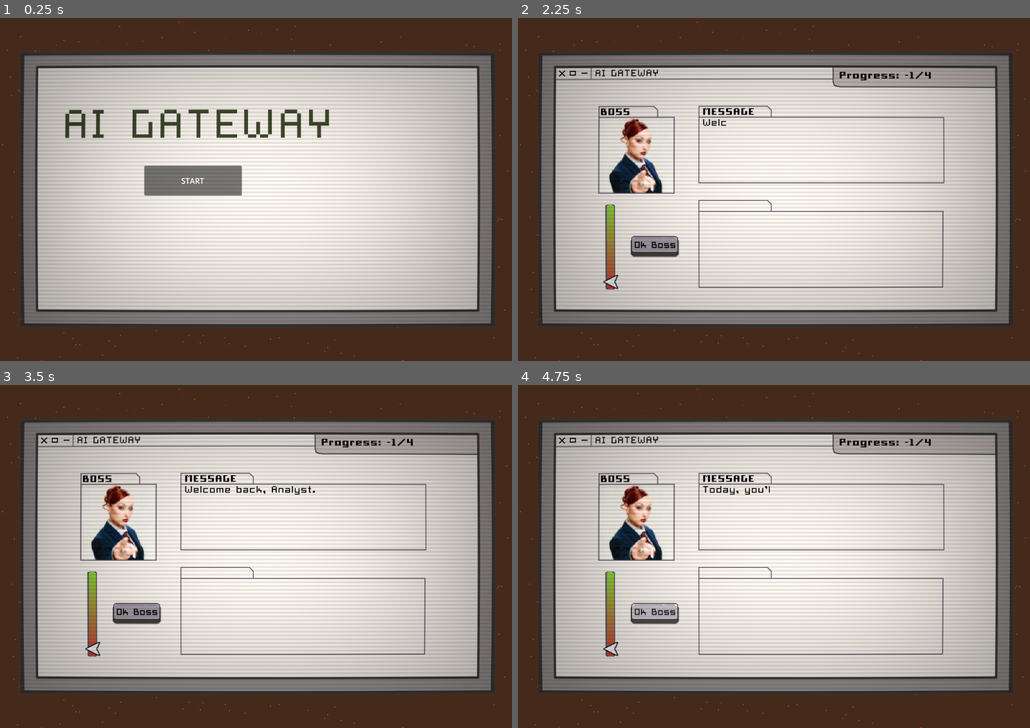
Above: before the commit, frames 1-4 (two rows, left to right).
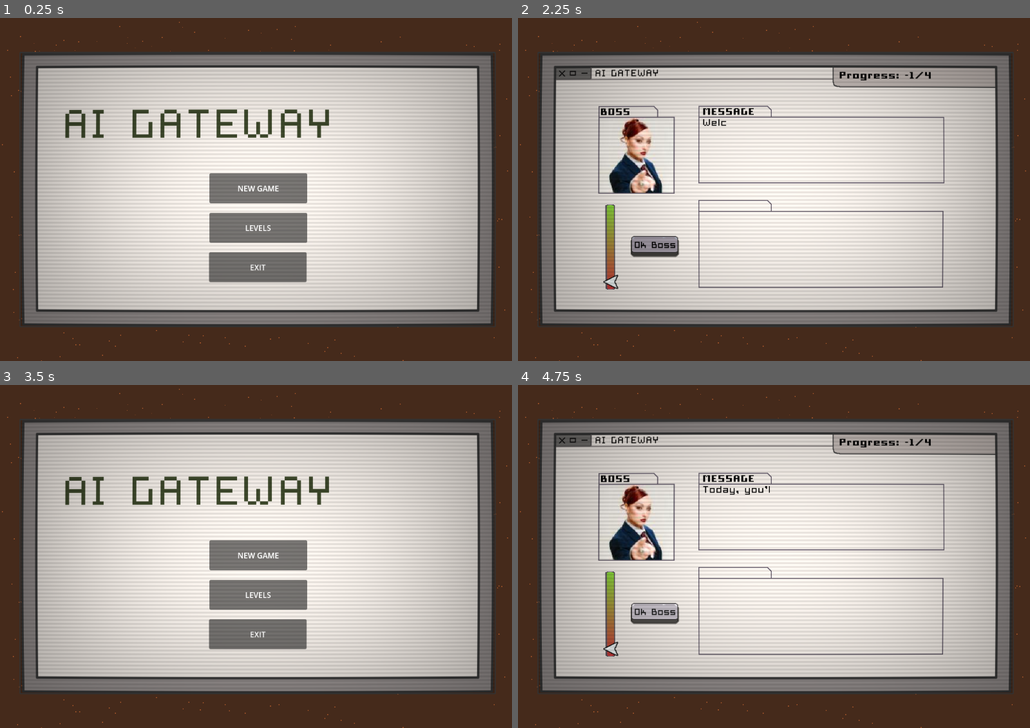
Above: after the commit, the same moments.

Repository: campiao/ai-ethics-sgame
Game: Godot game, scene res://scenes/main_menu.tscn
Same seed, same stepped clock (60 frames per second), same inputs: the game is played once before the commit and once after it.
Inputs (mouse positions are in pixels of both pictures, inside the frame that each line leads up to):
- Up to frame 1 (0.25 s): no input
- Up to frame 2 (2.25 s): click (774, 227) at 0.5 s, where only the run after the commit has a clickable "LEVELS"; click (942, 292) at 1.25 s, where only the run after the commit has a clickable "RETURN"; click "START" (after the commit: "NEW GAME") at 2 s
- Up to frame 3 (3.5 s): click (56, 439) at 2.77 s
- Up to frame 4 (4.75 s): click (774, 556) at 3.5 s, where only the run after the commit has a clickable "NEW GAME"; click (656, 614) at 4.25 s

The runs differ from the first frame. In frame 1, 5.9% of the frame differs, in the area x 28-60%, y 42-78%; in frame 2, 0.2%; in frame 3, 13%, in the area x 7-94%, y 14-80%; in frame 4, 0.2%.

Commit message:
feat: Levels menu and back buttons on levels

Diff:
--- a/ai-ethics-serious-game/project.godot
+++ b/ai-ethics-serious-game/project.godot
@@ -18,6 +18,7 @@
 [autoload]
 
 StaticData="*res://scripts/static_data.gd"
+Global="*res://scripts/Global.gd"
 
 [display]
 
--- a/ai-ethics-serious-game/scenes/level_one.tscn
+++ b/ai-ethics-serious-game/scenes/level_one.tscn
@@ -13,6 +13,7 @@
 [ext_resource type="Texture2D" uid="uid://c1bl57mpl8khb" path="res://assets/sprites/slider/slider_groove.png" id="11_itxlw"]
 [ext_resource type="Texture2D" uid="uid://cvfgcfy5b3ee1" path="res://assets/sprites/slider/slider_grabber.png" id="11_rqtnr"]
 [ext_resource type="Texture2D" uid="uid://bvwqidwahupa1" path="res://assets/sprites/robots/robot3/robot3.png" id="11_s6ikc"]
+[ext_resource type="Script" uid="uid://c2msqnbwtmkkb" path="res://scripts/main_menu/back_btn.gd" id="11_t3lbx"]
 [ext_resource type="AudioStream" uid="uid://c4paablie64ki" path="res://assets/sfx/button_press.wav" id="11_vfeen"]
 [ext_resource type="Texture2D" uid="uid://bwctnn03pxawh" path="res://assets/sprites/robots/robot4/robot4.png" id="12_036lt"]
 [ext_resource type="Texture2D" uid="uid://dlqctt8jucxih" path="res://assets/sprites/robots/robot1/robot.png" id="13_nlxio"]
@@ -527,6 +528,14 @@
 theme_override_styles/grabber_area = SubResource("StyleBoxEmpty_vfeen")
 theme_override_styles/grabber_area_highlight = SubResource("StyleBoxEmpty_rqtnr")
 
+[node name="MenuBtn" type="Button" parent="UI"]
+layout_mode = 0
+offset_left = 75.0
+offset_top = 102.0
+offset_right = 151.0
+offset_bottom = 127.0
+script = ExtResource("11_t3lbx")
+
 [node name="Entities" type="Node2D" parent="."]
 visible = false
 
@@ -589,6 +598,7 @@
 
 [connection signal="pressed" from="UI/AcceptButton" to="." method="_on_accept_button_pressed"]
 [connection signal="pressed" from="UI/OkBossButton" to="." method="_on_ok_boss_button_pressed"]
+[connection signal="pressed" from="UI/MenuBtn" to="UI/MenuBtn" method="on_button_pressed"]
 
 [editable path="Entities/Entity1"]
 [editable path="Entities/Entity2"]
--- a/ai-ethics-serious-game/scenes/level_two.tscn
+++ b/ai-ethics-serious-game/scenes/level_two.tscn
@@ -21,6 +21,7 @@
 [ext_resource type="Texture2D" uid="uid://dvssvkssde3uu" path="res://assets/sprites/backgrounds/background_whatgaveitaway.png" id="19_hijyc"]
 [ext_resource type="AudioStream" uid="uid://c4paablie64ki" path="res://assets/sfx/button_press.wav" id="20_qgrtt"]
 [ext_resource type="AudioStream" uid="uid://cekkbgj0yf847" path="res://assets/sfx/robot_text.wav" id="21_14r41"]
+[ext_resource type="Script" uid="uid://c2msqnbwtmkkb" path="res://scripts/main_menu/back_btn.gd" id="22_14r41"]
 
 [sub_resource type="SpriteFrames" id="SpriteFrames_3d04n"]
 
@@ -327,8 +328,16 @@
 stream = ExtResource("21_14r41")
 volume_db = -12.023
 
+[node name="MenuBtn" type="Button" parent="."]
+offset_left = 75.0
+offset_top = 102.0
+offset_right = 151.0
+offset_bottom = 127.0
+script = ExtResource("22_14r41")
+
 [connection signal="pressed" from="UI_Dialog/OkBossButton" to="." method="_on_ok_boss_button_pressed"]
 [connection signal="gui_input" from="UI_Images/ImageRight/TextureRect" to="." method="_on_image_gui_input" binds= [false]]
 [connection signal="gui_input" from="UI_Images/ImageLeft/TextureRect" to="." method="_on_image_gui_input" binds= [true]]
+[connection signal="pressed" from="MenuBtn" to="MenuBtn" method="on_button_pressed"]
 
 [editable path="BossEntity"]
--- a/ai-ethics-serious-game/scenes/main_menu.tscn
+++ b/ai-ethics-serious-game/scenes/main_menu.tscn
@@ -1,8 +1,16 @@
-[gd_scene load_steps=4 format=3 uid="uid://xyu1a31el25c"]
+[gd_scene load_steps=11 format=3 uid="uid://xyu1a31el25c"]
 
 [ext_resource type="Texture2D" uid="uid://beh1tdwmb1ns5" path="res://assets/sprites/backgrounds/esboco.png" id="1_l6cm7"]
+[ext_resource type="Script" uid="uid://dyy1d726d4cb1" path="res://scripts/main_menu/game_manager.gd" id="1_wu84c"]
 [ext_resource type="Script" uid="uid://gl8sqqwrxpif" path="res://scripts/main_menu/start_button.gd" id="2_ekxnf"]
 [ext_resource type="PackedScene" uid="uid://d32ep74xjk1p1" path="res://scenes/canvas_layer.tscn" id="3_bqqt6"]
+[ext_resource type="FontFile" uid="uid://c06okaskmctv1" path="res://assets/fonts/Pixel Square Bold10.ttf" id="4_8ln24"]
+[ext_resource type="Texture2D" uid="uid://dgc2jqkcvl68h" path="res://assets/sprites/main_menu/level_1.png" id="5_oa1go"]
+[ext_resource type="Texture2D" uid="uid://b131dqop4qo5a" path="res://assets/sprites/main_menu/level_1_disabled.png" id="6_tbmy8"]
+[ext_resource type="Texture2D" uid="uid://br6cymmfa6viw" path="res://assets/sprites/main_menu/level_2.png" id="7_jk1qb"]
+[ext_resource type="Texture2D" uid="uid://cu7xmlmr3dnnb" path="res://assets/sprites/main_menu/level_2_disabled.png" id="8_5dd4i"]
+
+[sub_resource type="ShaderMaterial" id="ShaderMaterial_wu84c"]
 
 [node name="UI" type="Control"]
 layout_mode = 3
@@ -11,6 +19,7 @@
 anchor_bottom = 1.0
 grow_horizontal = 2
 grow_vertical = 2
+script = ExtResource("1_wu84c")
 
 [node name="BackgroundImage" type="TextureRect" parent="."]
 layout_mode = 1
@@ -21,15 +30,99 @@
 grow_vertical = 2
 texture = ExtResource("1_l6cm7")
 
-[node name="StartButton" type="Button" parent="."]
+[node name="CanvasLayer" parent="." instance=ExtResource("3_bqqt6")]
+
+[node name="LevelsMenu" type="Control" parent="."]
+visible = false
+layout_mode = 3
+anchors_preset = 0
+offset_right = 40.0
+offset_bottom = 40.0
+
+[node name="BackButton" type="Button" parent="LevelsMenu"]
 layout_mode = 0
-offset_left = 302.0
-offset_top = 310.0
-offset_right = 507.0
-offset_bottom = 373.0
-text = "START"
+offset_left = 832.0
+offset_top = 554.0
+offset_right = 942.0
+offset_bottom = 595.0
+text = "RETURN"
+
+[node name="Panel" type="Panel" parent="LevelsMenu"]
+material = SubResource("ShaderMaterial_wu84c")
+layout_mode = 1
+anchors_preset = -1
+anchor_left = 3.375
+anchor_top = 6.825
+anchor_right = 23.575
+anchor_bottom = 7.025
+offset_left = -1.52588e-05
+
+[node name="TitleAnswerLabel" type="Label" parent="LevelsMenu"]
+layout_mode = 0
+offset_left = 178.0
+offset_top = 300.0
+offset_right = 307.0
+offset_bottom = 327.0
+theme_override_colors/font_color = Color(0.133698, 0.159228, 0.0882251, 1)
+theme_override_fonts/font = ExtResource("4_8ln24")
+theme_override_font_sizes/font_size = 30
+text = "Levels"
+
+[node name="Level1Btn" type="TextureButton" parent="LevelsMenu"]
+layout_mode = 0
+offset_left = 252.0
+offset_top = 353.0
+offset_right = 380.0
+offset_bottom = 481.0
+texture_normal = ExtResource("5_oa1go")
+texture_disabled = ExtResource("6_tbmy8")
+stretch_mode = 0
+
+[node name="Level2Btn" type="TextureButton" parent="LevelsMenu"]
+layout_mode = 0
+offset_left = 436.0
+offset_top = 352.0
+offset_right = 564.0
+offset_bottom = 480.0
+texture_normal = ExtResource("7_jk1qb")
+texture_disabled = ExtResource("8_5dd4i")
+stretch_mode = 0
+
+[node name="MainMenu" type="Control" parent="."]
+anchors_preset = 0
+offset_right = 40.0
+offset_bottom = 40.0
+
+[node name="StartButton" type="Button" parent="MainMenu"]
+layout_mode = 0
+offset_left = 439.0
+offset_top = 326.0
+offset_right = 644.0
+offset_bottom = 389.0
+text = "NEW GAME"
 script = ExtResource("2_ekxnf")
 
-[node name="CanvasLayer" parent="." instance=ExtResource("3_bqqt6")]
+[node name="ExitButton" type="Button" parent="MainMenu"]
+layout_mode = 0
+offset_left = 438.0
+offset_top = 492.0
+offset_right = 643.0
+offset_bottom = 555.0
+text = "EXIT
+"
 
-[connection signal="pressed" from="StartButton" to="StartButton" method="on_button_pressed"]
+[node name="LevelsButton" type="Button" parent="MainMenu"]
+layout_mode = 0
+offset_left = 439.0
+offset_top = 409.0
+offset_right = 644.0
+offset_bottom = 472.0
+text = "LEVELS
+"
+
+[connection signal="pressed" from="LevelsMenu/BackButton" to="." method="_on_back_button_pressed"]
+[connection signal="pressed" from="LevelsMenu/Level1Btn" to="." method="_on_level_1_btn_pressed"]
+[connection signal="pressed" from="LevelsMenu/Level2Btn" to="." method="_on_level_2_btn_pressed"]
+[connection signal="pressed" from="MainMenu/StartButton" to="MainMenu/StartButton" method="on_button_pressed"]
+[connection signal="pressed" from="MainMenu/ExitButton" to="." method="_on_exit_button_pressed"]
+[connection signal="pressed" from="MainMenu/LevelsButton" to="." method="_on_levels_button_pressed"]
--- /dev/null
+++ b/ai-ethics-serious-game/scripts/Global.gd
@@ -0,0 +1,4 @@
+extends Node
+
+var level_one_complete = false;
+var level_two_complete = false;
--- a/ai-ethics-serious-game/scripts/level_one/world_manager.gd
+++ b/ai-ethics-serious-game/scripts/level_one/world_manager.gd
@@ -219,6 +219,7 @@
 		post_level_screen.set_stats_results(score,
 											entities_count)
 		post_level_screen.show()
+		Global.level_one_complete = true;
 		is_level_over = true
 		return
 
--- /dev/null
+++ b/ai-ethics-serious-game/scripts/main_menu/back_btn.gd
@@ -0,0 +1,5 @@
+extends Node
+
+func on_button_pressed() -> void:
+	var main_menu_scene := load("res://scenes/main_menu.tscn")
+	get_tree().change_scene_to_packed(main_menu_scene)
--- /dev/null
+++ b/ai-ethics-serious-game/scripts/main_menu/game_manager.gd
@@ -0,0 +1,37 @@
+extends Node
+
+@onready var levels_menu = $LevelsMenu
+@onready var main_menu = $MainMenu
+
+func _ready() -> void:
+	levels_menu.visible = false;
+
+func _process(delta: float) -> void:
+	if Global.level_one_complete:
+		$LevelsMenu/Level2Btn.disabled = false;
+	else:
+		$LevelsMenu/Level2Btn.disabled = true;
+
+
+func _on_levels_button_pressed() -> void:
+	levels_menu.visible = true;
+	main_menu.visible = false;
+
+
+func _on_exit_button_pressed() -> void:
+	get_tree().quit()
+
+
+func _on_back_button_pressed() -> void:
+	levels_menu.visible = false;
+	main_menu.visible = true;
+
+
+func _on_level_1_btn_pressed() -> void:
+	var level_one_scene := load("res://scenes/level_one.tscn")
+	get_tree().change_scene_to_packed(level_one_scene)
+
+
+func _on_level_2_btn_pressed() -> void:
+	var level_two_scene := load("res://scenes/level_two.tscn")
+	get_tree().change_scene_to_packed(level_two_scene)
Binary file added: ai-ethics-serious-game/assets/sprites/main_menu/level_1.png
Not shown, added: ai-ethics-serious-game/assets/sprites/main_menu/level_1.png.import
Binary file added: ai-ethics-serious-game/assets/sprites/main_menu/level_1_disabled.png
Not shown, added: ai-ethics-serious-game/assets/sprites/main_menu/level_1_disabled.png.import
Binary file added: ai-ethics-serious-game/assets/sprites/main_menu/level_2.png
Not shown, added: ai-ethics-serious-game/assets/sprites/main_menu/level_2.png.import
Binary file added: ai-ethics-serious-game/assets/sprites/main_menu/level_2_disabled.png
Not shown, added: ai-ethics-serious-game/assets/sprites/main_menu/level_2_disabled.png.import
Not shown: 1 places in ai-ethics-serious-game/scenes/level_one.tscn that only renumber resources
Not shown: 1 places in ai-ethics-serious-game/scenes/level_two.tscn that only renumber resources
Not shown, added: ai-ethics-serious-game/scripts/Global.gd.uid
Not shown, added: ai-ethics-serious-game/scripts/main_menu/back_btn.gd.uid
(and 2 more such lines)
